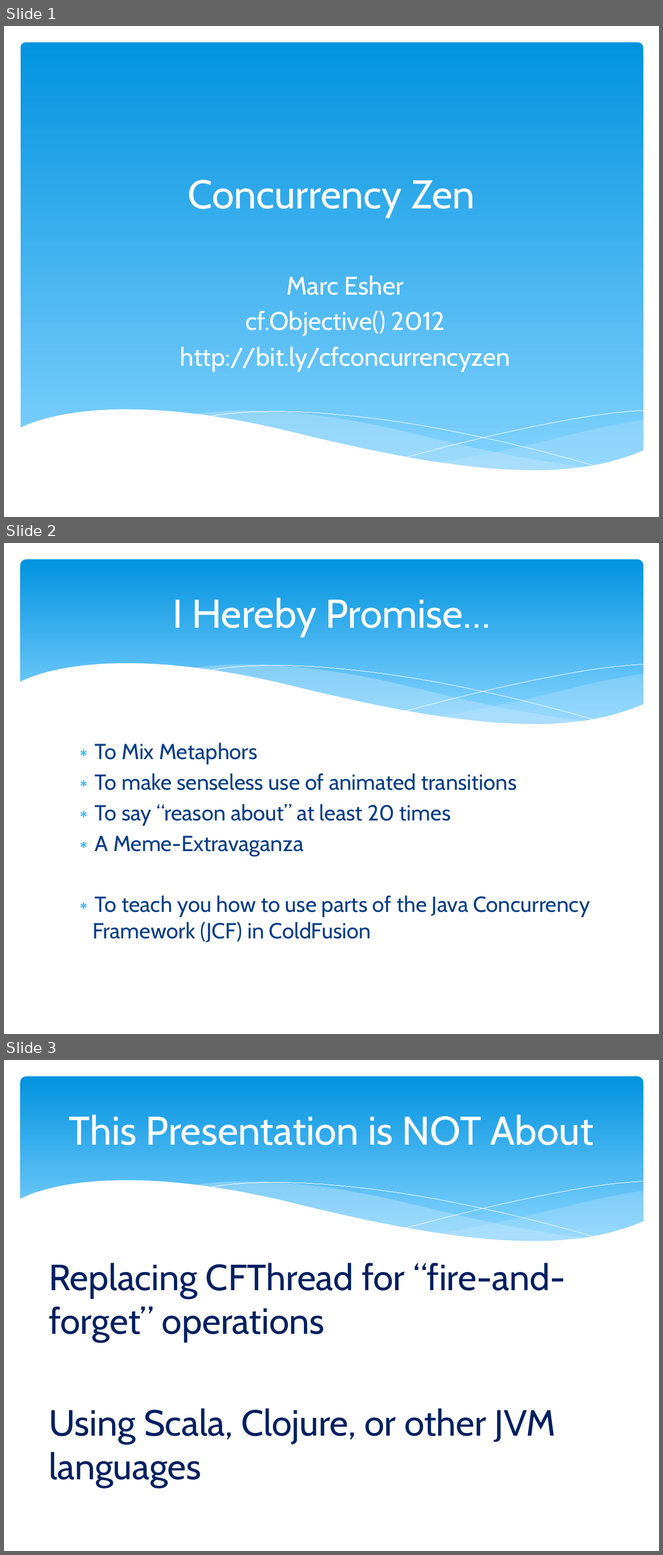
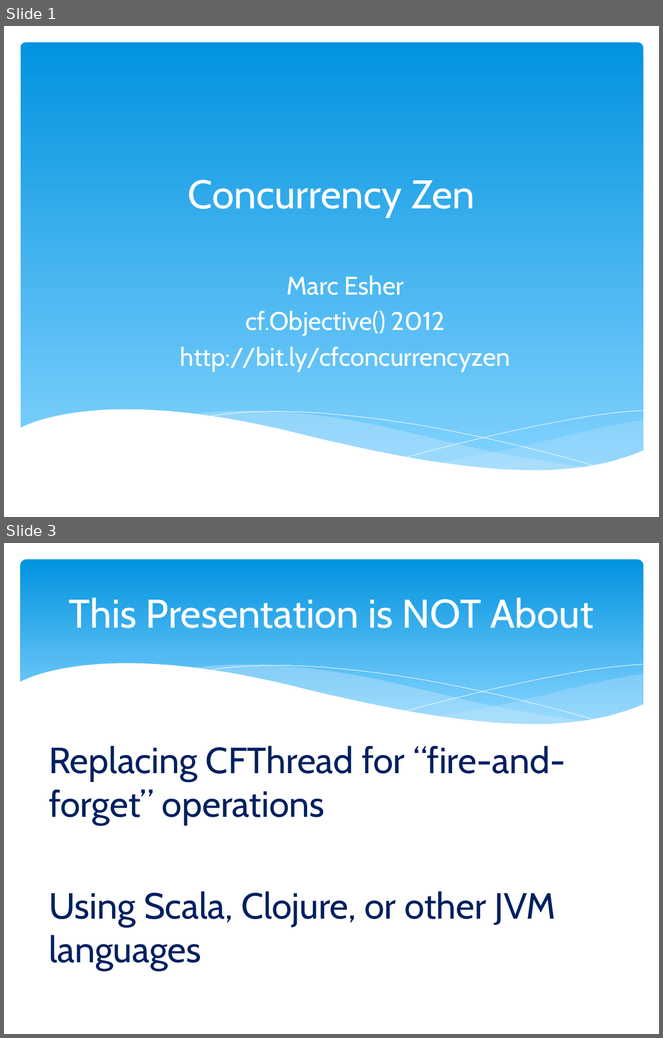
Before and after one commit to marcesher/mxunit-cfmeetups, a slide deck: CFObjective_2012_Concurrency/preso/concurrency_zen.pptx. Shown one above the other, each under a label of ours: slides 1, 2 and 3 before the commit, slides 1 and 3 after it; the slides between them are not shown. The pictures are 663x1555 and 663x1038 pixels, drawn with LibreOffice and Linux fonts; fonts in the diff are those of the drawing. Boxes give left, top, right and bottom in pixels: in the first picture for what was removed or moved away, otherwise in the second. Text is boxed around its words. In the diff, an @@ line names an element or a change of style, - is before the commit and + after.

```diff
--- a/CFObjective_2012_Concurrency/preso/concurrency_zen.pptx
+++ b/CFObjective_2012_Concurrency/preso/concurrency_zen.pptx
@@ slide 2 removed at bbox=[4, 543, 659, 1034], background #FFFFFF; not listed: 6 template elements that a slide beside it also shows @@
@@ title removed at bbox=[172, 598, 490, 637] @@
-I Hereby Promise…
@@ text removed at bbox=[93, 743, 591, 943] @@
-∗ To Mix Metaphors
-∗ To make senseless use of animated transitions
-∗ To say “reason about” at least 20 times
-∗ A Meme-Extravaganza
-∗ To teach you how to use parts of the Java Concurrency Framework (JCF) in ColdFusion
```
Also in this commit, not shown: 3 slides changed, 6 slides added, 2 other slides removed.
